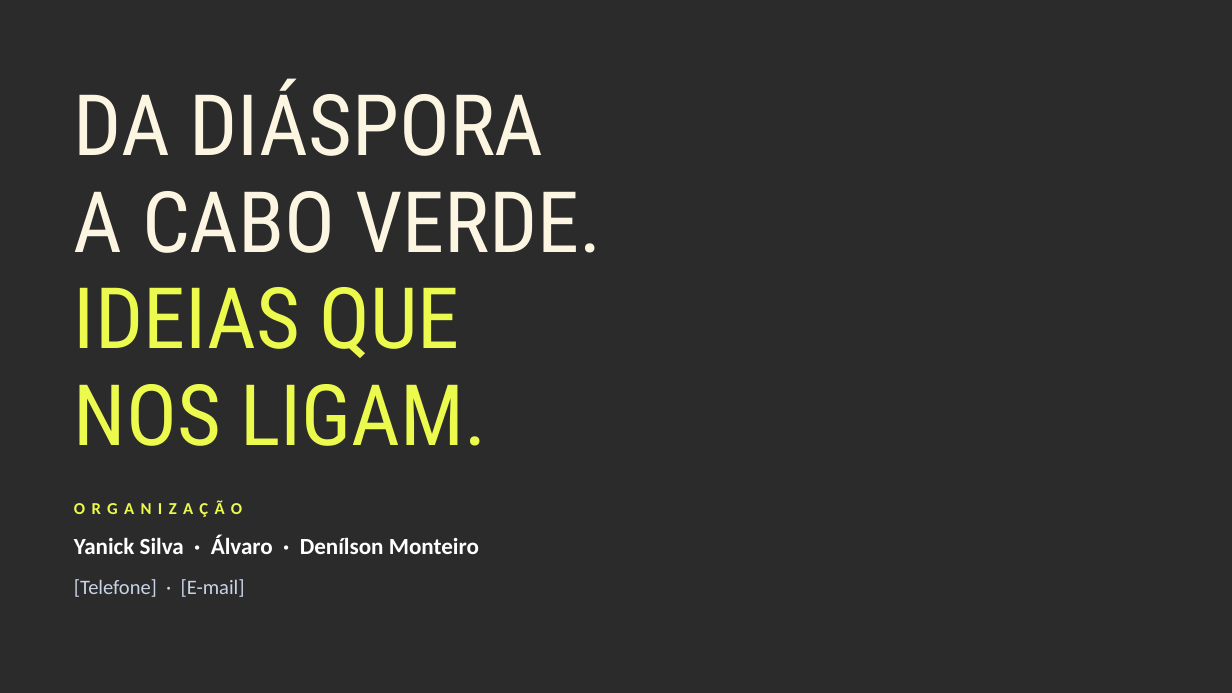
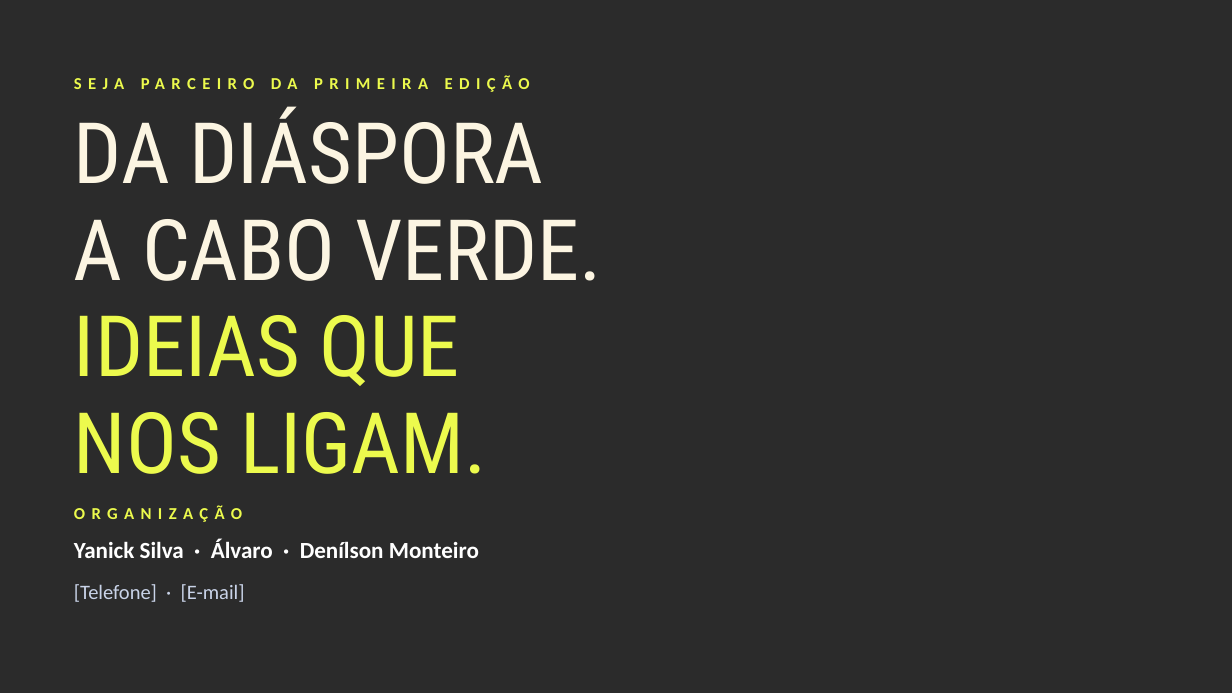
Before and after one commit to YAxbairro/claude, a slide deck: slide 10 of apresentacao/Conecta_Diaspora_Briefing.pptx (slide 8 before the commit). Drawn at 1232x693 pixels with LibreOffice and Linux fonts; fonts in the diff are those of the drawing; background and template pictures are left out; a plain dark background stands for a picture behind light text. Boxes give left, top, right and bottom in pixels: in the first picture for what was removed or moved away, otherwise in the second. Text is boxed around its words. In the diff, an @@ line names an element or a change of style, - is before the commit and + after.

```diff
--- a/apresentacao/Conecta_Diaspora_Briefing.pptx
+++ b/apresentacao/Conecta_Diaspora_Briefing.pptx
@@ text added at box(74, 76, 530, 92), 13 pt, text #ECFA4D, bold @@
+SEJA PARCEIRO DA PRIMEIRA EDIÇÃO
@@ text "DA DIÁSPORA": place and size @@
-text "DA DIÁSPORA" at box(74, 78, 602, 446)
+text "DA DIÁSPORA" at box(74, 106, 602, 474)
@@ 3 texts: place and size @@
-3 texts at box(74, 501, 479, 597)
+3 texts at box(74, 506, 479, 602)
```
Also in this commit, not shown: 2 other slides changed, 7 slides added, 5 slides removed, 2 other files.
